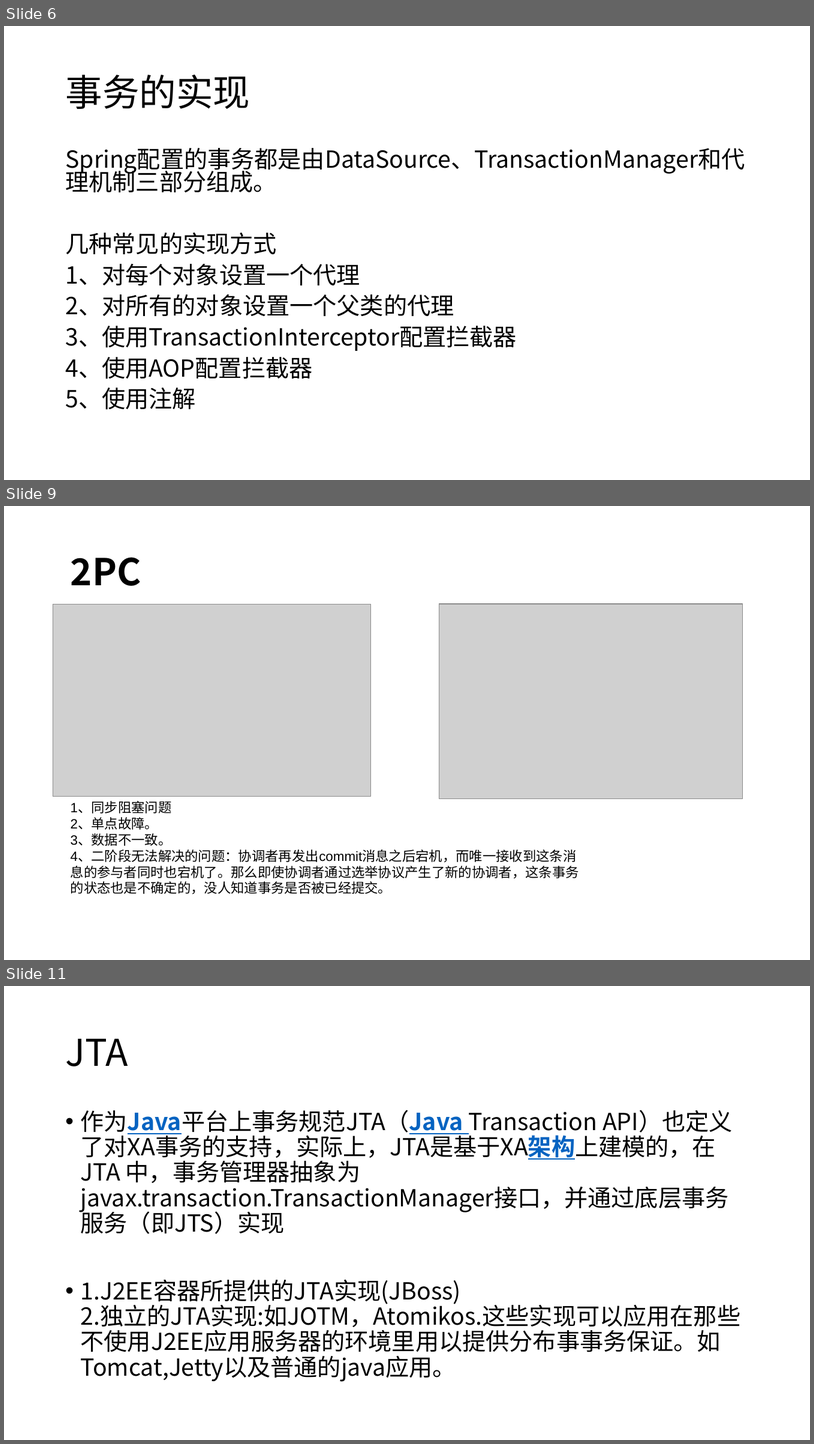
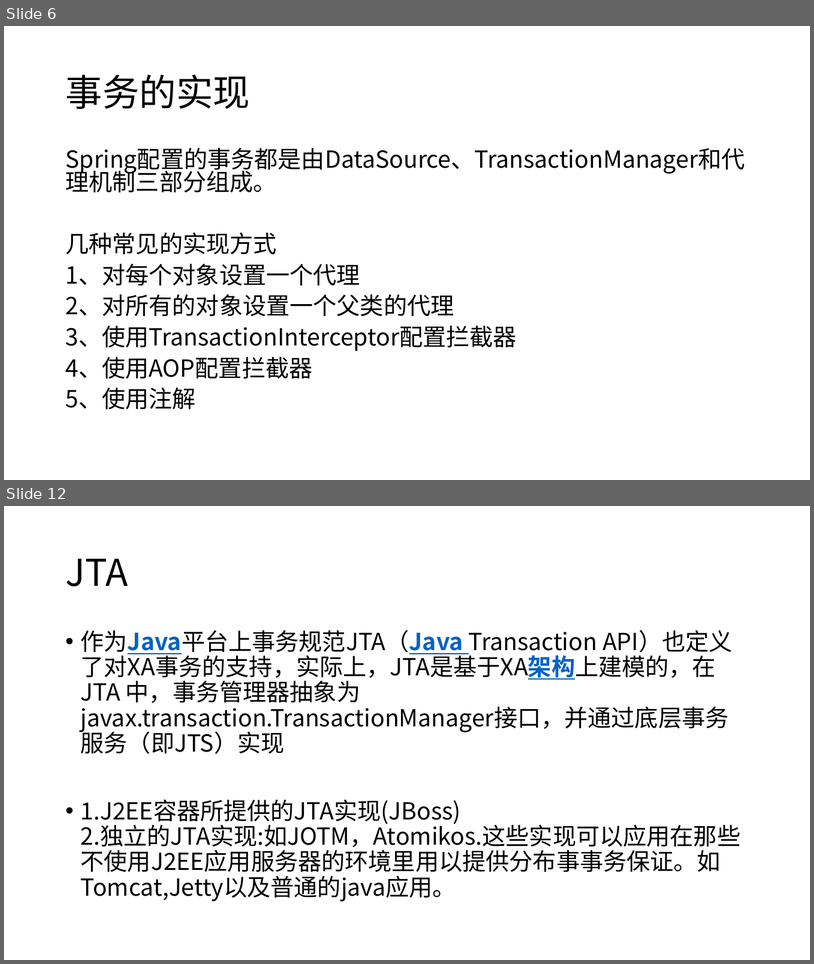
Before and after one commit to courage89/xa_presentation, a slide deck: 分布式事务.pptx. Shown one above the other, each under a label of ours: slides 6, 9 and 11 before the commit, slides 6 and 12 after it; the slides between them are not shown. The pictures are 814x1444 and 814x964 pixels, drawn with LibreOffice and Linux fonts; fonts in the diff are those of the drawing; grey boxes stand for pictures. Boxes give left, top, right and bottom in pixels: in the first picture for what was removed or moved away, otherwise in the second. Text is boxed around its words. In the diff, an @@ line names an element or a change of style, - is before the commit and + after.

```diff
--- a/分布式事务.pptx
+++ b/分布式事务.pptx
@@ slide 9 removed at [4, 506, 810, 960], background #FFFFFF @@
@@ text removed at [71, 557, 141, 586] @@
-2PC
@@ picture removed at [53, 604, 371, 796] @@
@@ picture removed at [440, 604, 743, 799] @@
@@ text removed at [71, 801, 579, 894] @@
-1、同步阻塞问题
-2、单点故障。
-3、数据不一致。
-4、二阶段无法解决的问题：协调者再发出commit消息之后宕机，而唯一接收到这条消息的参与者同时也宕机了。那么即使协调者通过选举协议产生了新的协调者，这条事务的状态也是不确定的，没人知道事务是否被已经提交。
@@ what was slide 11 is now slide 12 @@
```
Also in this commit, not shown: 6 slides changed, 1 slide added.
